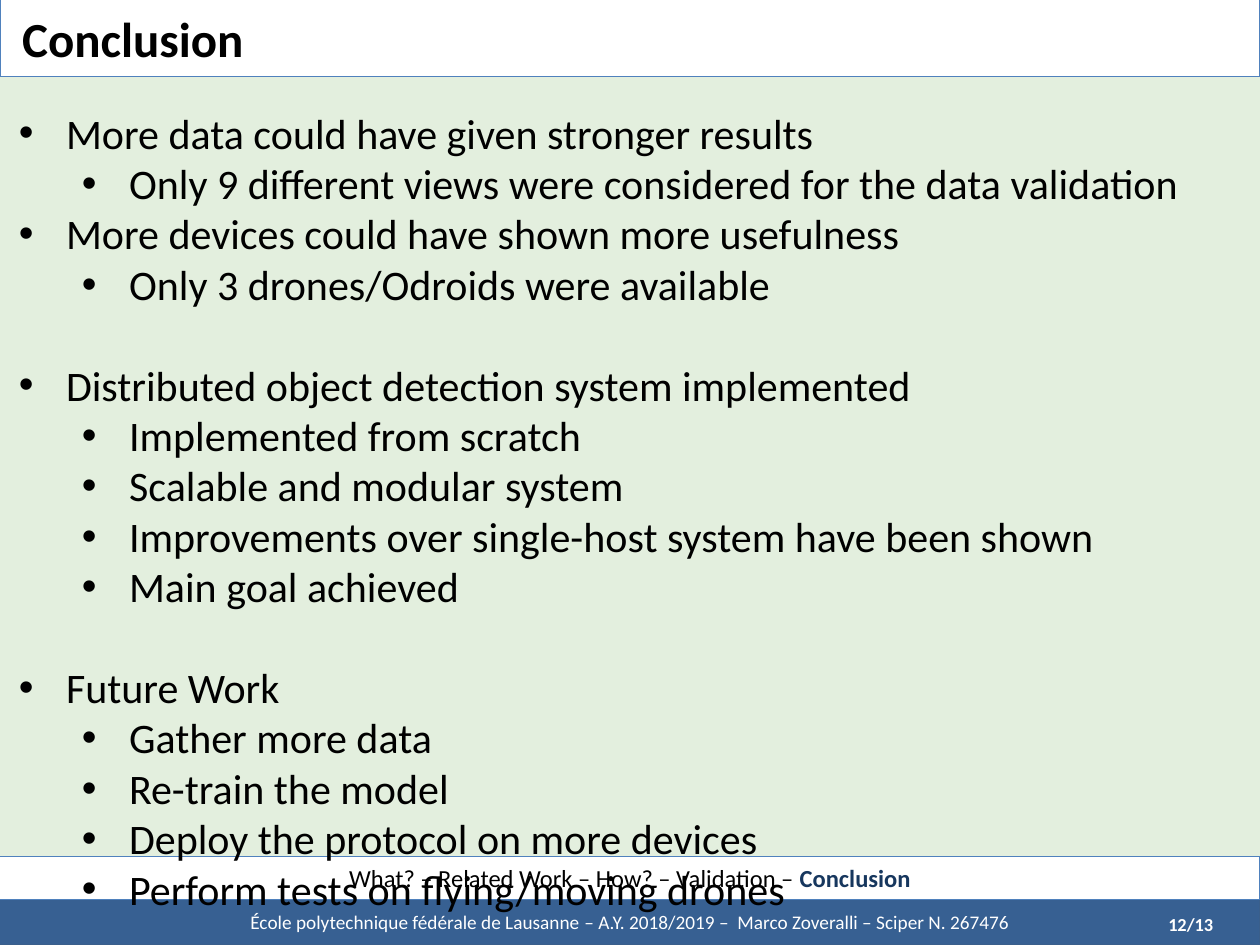
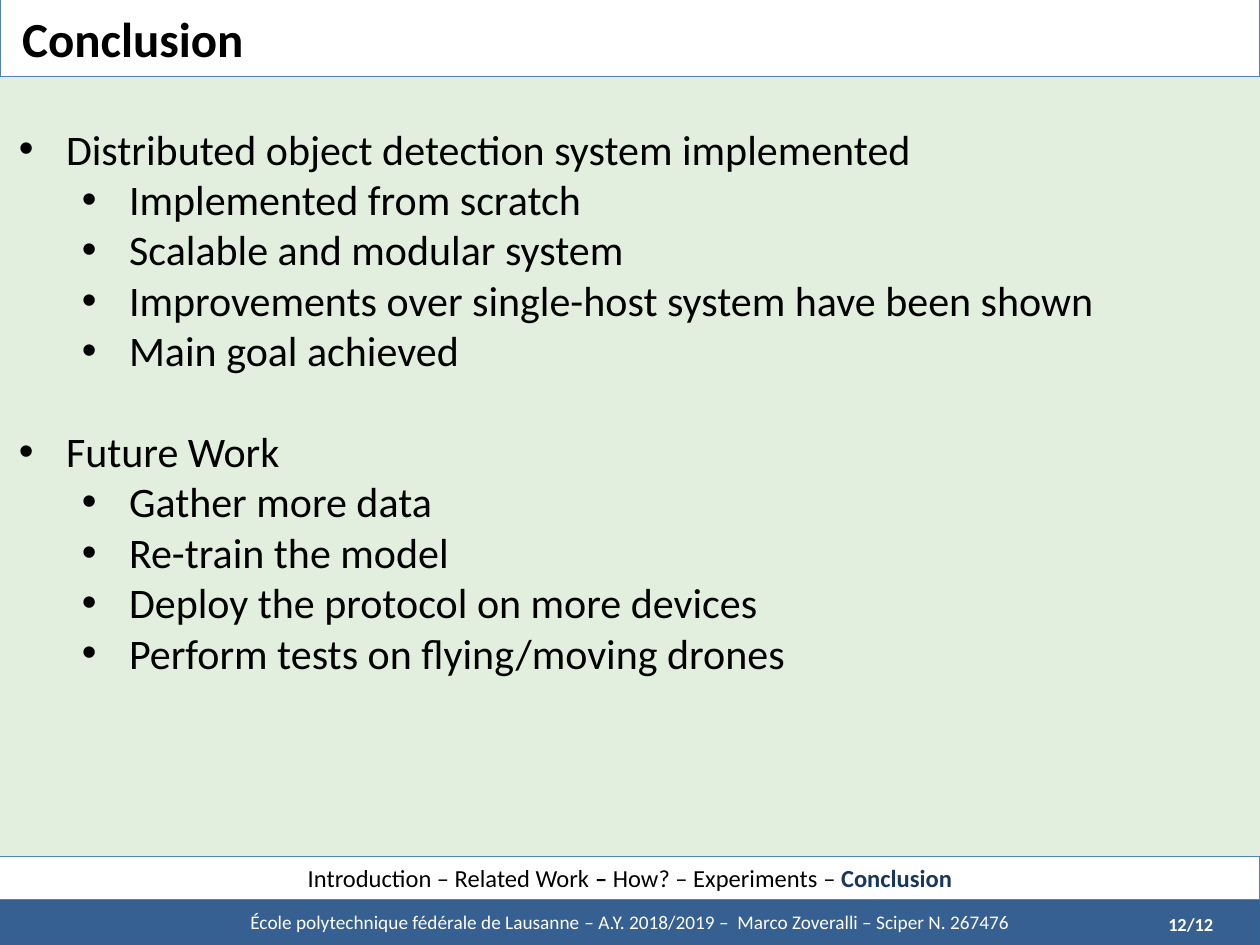
Before and after one commit to marcozov/semester_report, a slide deck: slide 25 of midterm presentation - UPDATED/Defence - Zoveralli.pptx (slide 16 before the commit). Drawn at 1260x945 pixels with LibreOffice and Linux fonts; fonts in the diff are those of the drawing. Boxes give left, top, right and bottom in pixels: in the first picture for what was removed or moved away, otherwise in the second. Text is boxed around its words. In the diff, an @@ line names an element or a change of style, - is before the commit and + after.

```diff
--- a/midterm presentation - UPDATED/Defence - Zoveralli.pptx
+++ b/midterm presentation - UPDATED/Defence - Zoveralli.pptx
@@ text "Distributed object detection system implemented": place and size @@
-text "Distributed object detection system implemented" at <box>66,119,1178,915</box>
+text "Distributed object detection system implemented" at <box>66,135,1094,677</box>
@@ text at <box>66,119,1178,307</box>: paragraphs removed @@
-• More data could have given stronger results
-  • Only 9 different views were considered for the data validation
-• More devices could have shown more usefulness
-  • Only 3 drones/Odroids were available
@@ text in rectangle at <box>308,869,952,891</box>: text changed @@
-What? – Related Work – How? – Validation – Conclusion
+Introduction – Related Work – How? – Experiments – Conclusion
@@ text at <box>1168,918,1213,932</box>: text changed @@
-12/13
+12/12
```
Also in this commit, not shown: 14 other slides changed, 8 slides added, 31 other files.
